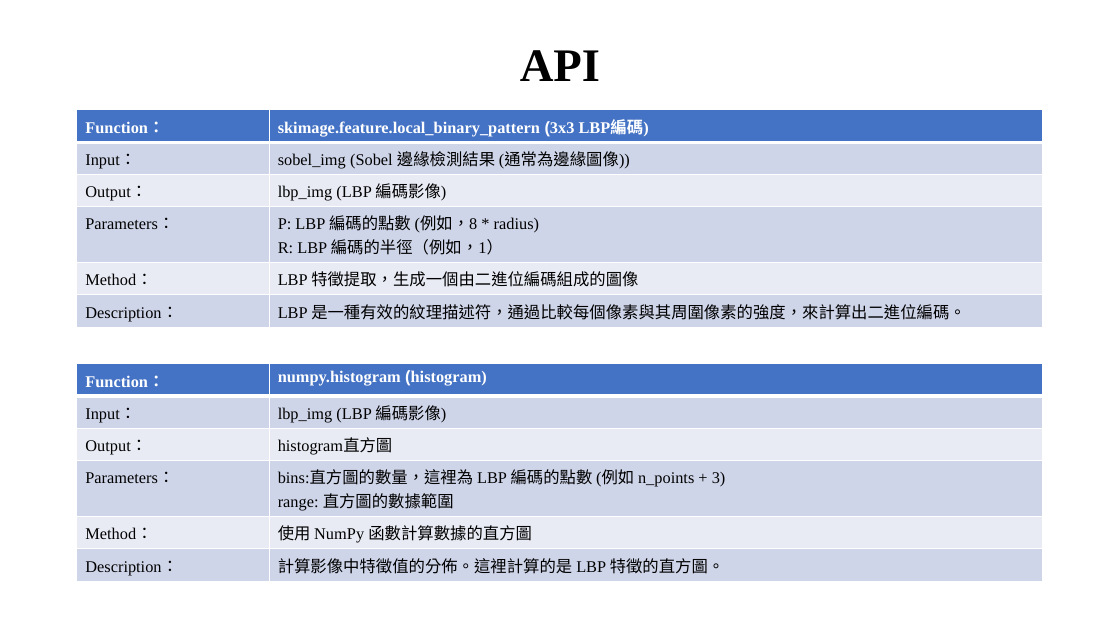
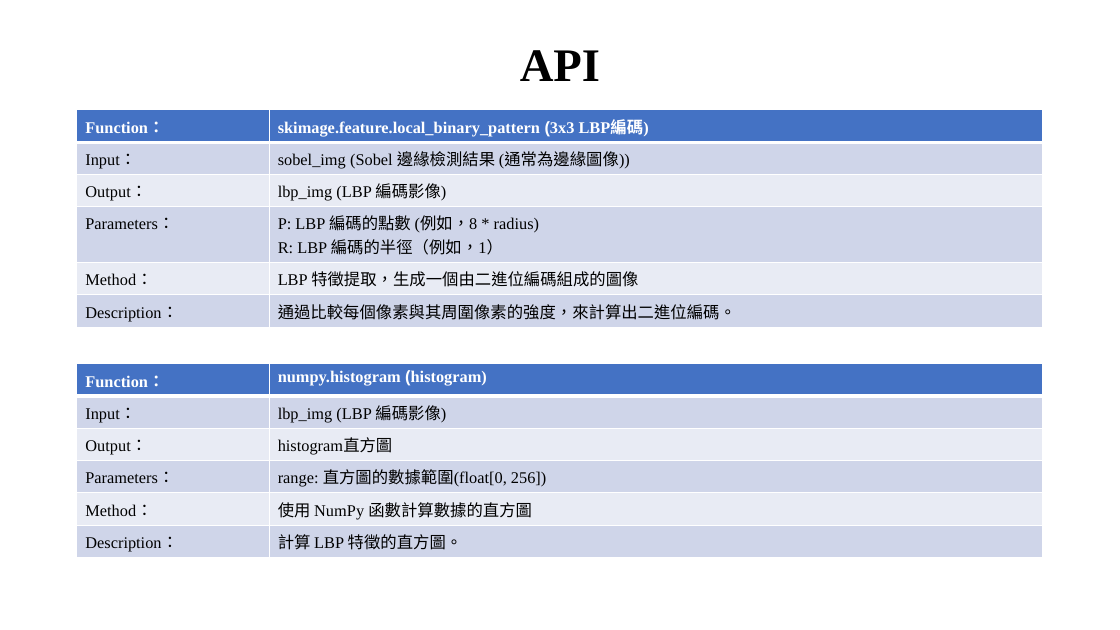
Before and after one commit to xup6tp6u4/Image-processing, a slide deck: slide 8 of 馬路分割_F112112136_林宸毅.pptx. Drawn at 1120x630 pixels with LibreOffice and Linux fonts; fonts in the diff are those of the drawing; background and template pictures are left out. Boxes give left, top, right and bottom in pixels: in the first picture for what was removed or moved away, otherwise in the second. Text is boxed around its words. In the diff, an @@ line names an element or a change of style, - is before the commit and + after.

Commit message:
嵌入式影像處理-馬路分割

```diff
--- a/馬路分割_F112112136_林宸毅.pptx
+++ b/馬路分割_F112112136_林宸毅.pptx
@@ table at box(77, 110, 1044, 326) @@
-row 6, column 2: LBP 是一種有效的紋理描述符，通過比較每個像素與其周圍像素的強度，來計算出二進位編碼。
+row 6, column 2: 通過比較每個像素與其周圍像素的強度，來計算出二進位編碼。
@@ table at box(77, 364, 1044, 557) @@
-row 4, column 2: bins:直方圖的數量，這裡為 LBP 編碼的點數 (例如 n_points + 3) / range: 直方圖的數據範圍
+row 4, column 2: range: 直方圖的數據範圍(float[0, 256])
-row 6, column 2: 計算影像中特徵值的分佈。這裡計算的是 LBP 特徵的直方圖。
+row 6, column 2: 計算 LBP 特徵的直方圖。
```
Also in this commit, not shown: 2 other slides changed.
